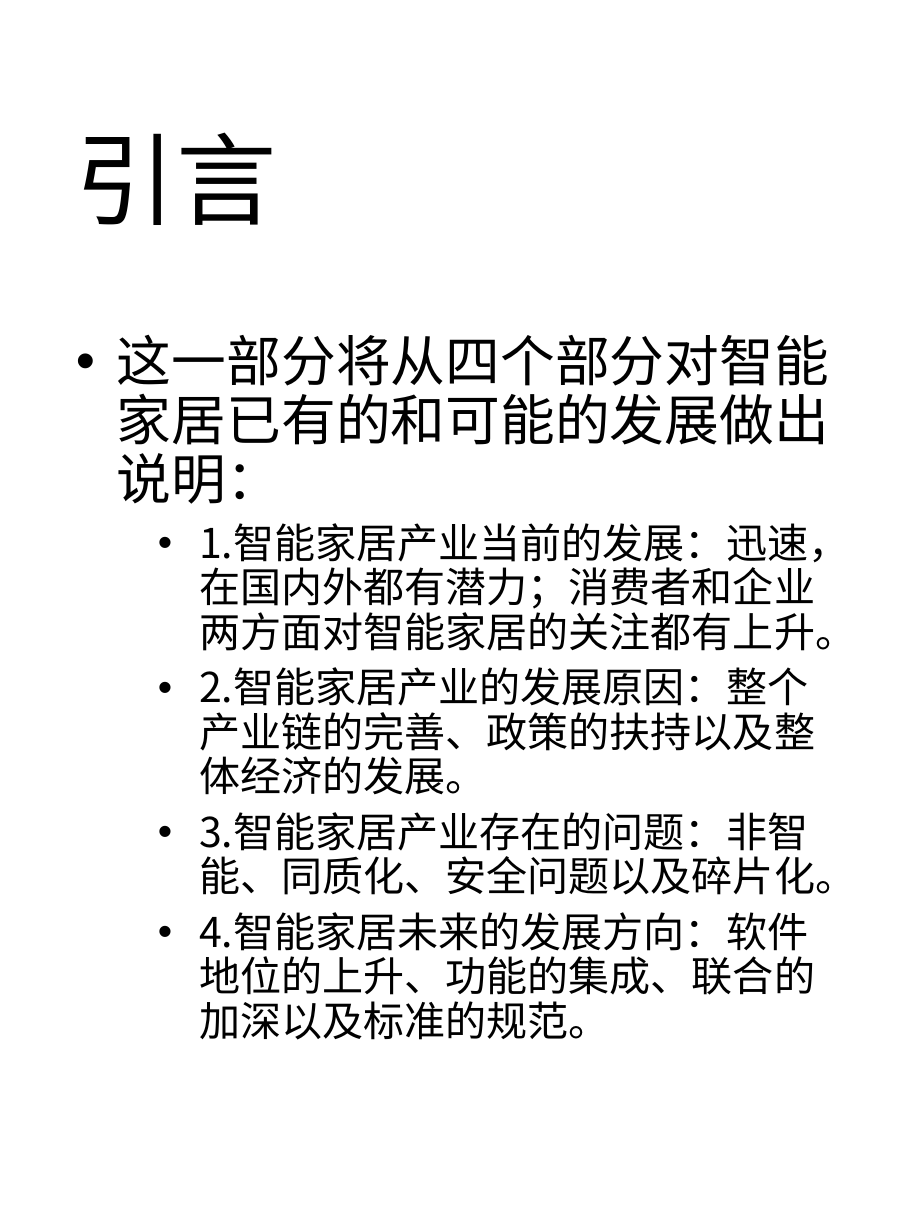
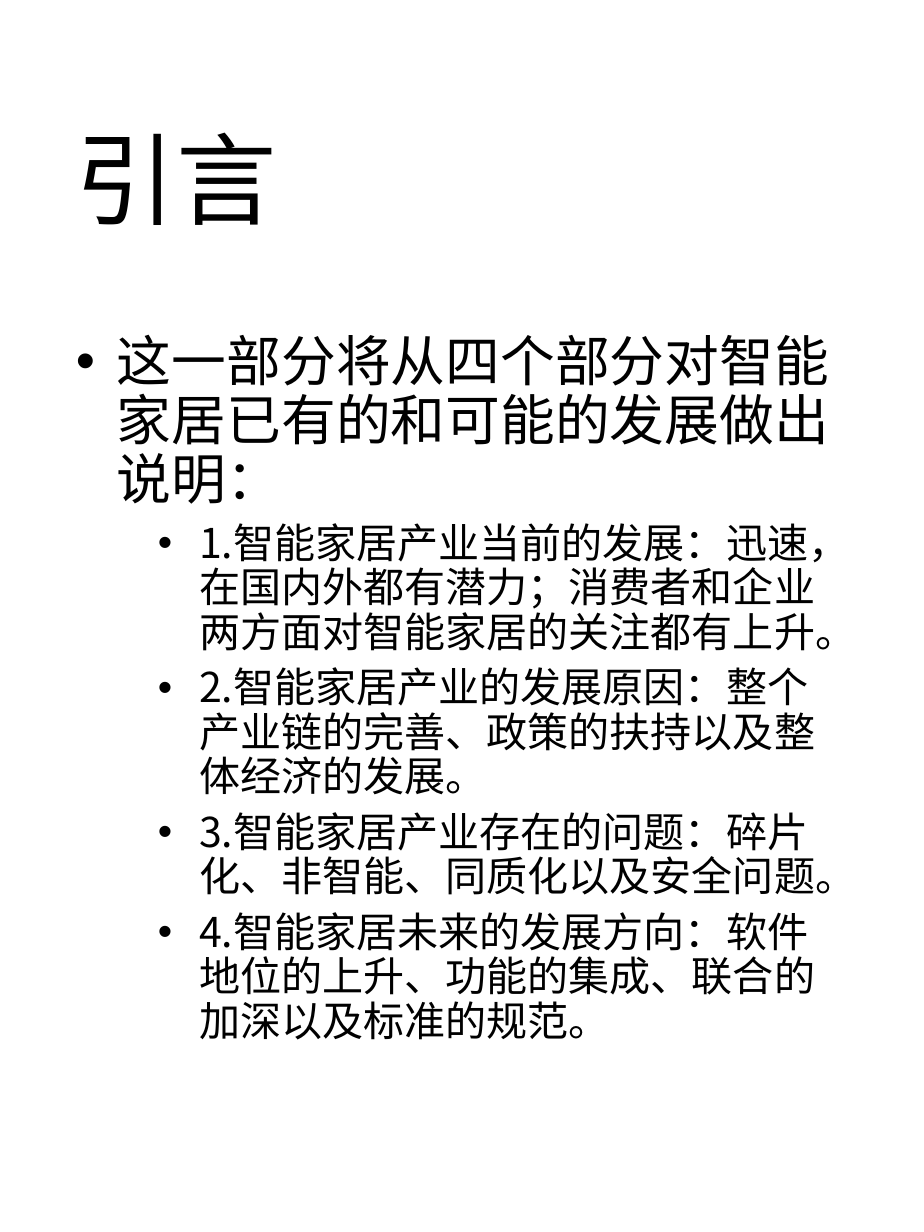
Before and after one commit to RLi43/Industry-Frontier, a slide deck: slide 3 of 市场/排版.pptx. Drawn at 924x1232 pixels with LibreOffice and Linux fonts; fonts in the diff are those of the drawing. Boxes give left, top, right and bottom in pixels: in the first picture for what was removed or moved away, otherwise in the second. Text is boxed around its words. In the diff, an @@ line names an element or a change of style, - is before the commit and + after.

Commit message:
问题部分还剩最后一个，后面的感觉都需要整理了。.md文件中有新问题，标识为加粗双斜线了

```diff
--- a/市场/排版.pptx
+++ b/市场/排版.pptx
@@ text at (x1=199, y1=812, x2=856, y2=895): text changed @@
-  • 3.智能家居产业存在的问题：非智能、同质化、安全问题以及碎片化。
+  • 3.智能家居产业存在的问题：碎片化、非智能、同质化以及安全问题。
```
Also in this commit, not shown: 3 other slides changed, 4 slides added, 1 other file.
